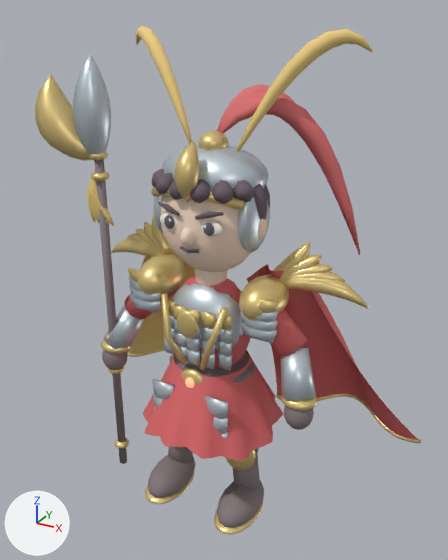
The glTF model samkok/web/models/68-e3.glb as it was, and as the next commit left it.
Both versions are drawn from a 50 mm camera at (2.08, -3.58, 3.8) aimed at (-0.01, 0.22, 1.9). Arrows for +X, +Y and +Z are at lower left; the lights stay in place. The first picture is the older version.

In view in the first picture: '68_T3_Crimson War God_Mesh'.
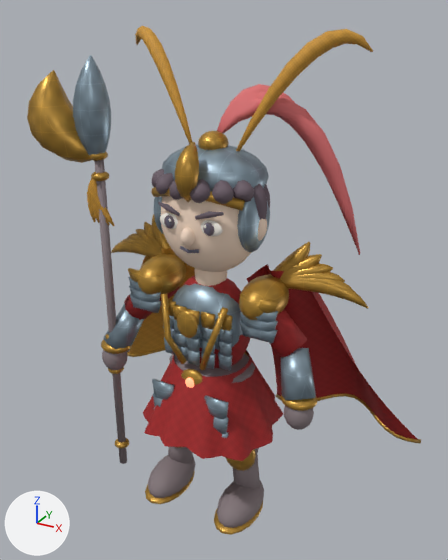
Pixel boxes (x1, y1, x2, y2) of what changed, in the pictures (448 x 560 px; the box of a moved part takes in the faces that stretch with it):
'68_T3_Crimson War God_Mesh', surface changed, reshaped (darker): before (35, 26, 421, 535); after (27, 26, 421, 535)
part 1 of me_68_t3_crimson_war_god_mesh, moved or reshaped: before (35, 75, 93, 161); after (27, 70, 93, 163)

Patch to the scene script:
```diff
--- a/samkok/web/models/68-e3.glb.py
+++ b/samkok/web/models/68-e3.glb.py
@@ mat_silk_b22223_002 @@
 n0 = _N.new('ShaderNodeBsdfPrincipled'); n0.name = 'Principled BSDF'
-n0.inputs[0].default_value = (0.698, 0.133, 0.137, 1.0)  # 'Base Color', red #da6667
 n0.inputs[2].default_value = 0.72  # 'Roughness'
 n1 = _N.new('ShaderNodeOutputMaterial'); n1.name = 'Material Output'
+n2 = _N.new('ShaderNodeTexImage'); n2.name = 'Image Texture'
+n2.image = img_weave_b22223
+n3 = _N.new('ShaderNodeNormalMap'); n3.name = 'Normal Map'
+n3.uv_map = 'UVMap'
+n3.inputs[0].default_value = 0.28  # 'Strength'
+n4 = _N.new('ShaderNodeTexImage'); n4.name = 'Image Texture.001'
+n4.image = img_surface_normal_true
 _L.new(n0.outputs[0], n1.inputs[0])  # 'BSDF' to 'Surface'
+_L.new(n2.outputs[0], n0.inputs[0])  # 'Color' to 'Base Color'
+_L.new(n3.outputs[0], n0.inputs[5])  # 'Normal' to 'Normal'
+_L.new(n4.outputs[0], n3.inputs[1])  # 'Color' to 'Color'
@@ mat_accent_dfa339_002 @@
 n0 = _N.new('ShaderNodeBsdfPrincipled'); n0.name = 'Principled BSDF'
-n0.inputs[0].default_value = (0.875, 0.639, 0.224, 1.0)  # 'Base Color', yellow #f0d182
 n0.inputs[2].default_value = 0.72  # 'Roughness'
 n1 = _N.new('ShaderNodeOutputMaterial'); n1.name = 'Material Output'
+n2 = _N.new('ShaderNodeTexImage'); n2.name = 'Image Texture'
+n2.image = img_weave_dfa339
+n3 = _N.new('ShaderNodeNormalMap'); n3.name = 'Normal Map'
+n3.uv_map = 'UVMap'
+n3.inputs[0].default_value = 0.28  # 'Strength'
+n4 = _N.new('ShaderNodeTexImage'); n4.name = 'Image Texture.001'
+n4.image = img_surface_normal_true
 _L.new(n0.outputs[0], n1.inputs[0])  # 'BSDF' to 'Surface'
+_L.new(n2.outputs[0], n0.inputs[0])  # 'Color' to 'Base Color'
+_L.new(n3.outputs[0], n0.inputs[5])  # 'Normal' to 'Normal'
+_L.new(n4.outputs[0], n3.inputs[1])  # 'Color' to 'Color'
@@ mat_antique_gold_002 @@
 n0 = _N.new('ShaderNodeBsdfPrincipled'); n0.name = 'Principled BSDF'
-n0.inputs[0].default_value = (0.788, 0.604, 0.247, 1.0)  # 'Base Color', yellow #e6cc88
 n0.inputs[1].default_value = 0.58  # 'Metallic'
@@ mat_antique_gold_002 @@
 n1 = _N.new('ShaderNodeOutputMaterial'); n1.name = 'Material Output'
+n2 = _N.new('ShaderNodeTexImage'); n2.name = 'Image Texture'
+n2.image = img_engraved_c99a3f
+n3 = _N.new('ShaderNodeNormalMap'); n3.name = 'Normal Map'
+n3.uv_map = 'UVMap'
+n3.inputs[0].default_value = 0.45  # 'Strength'
+n4 = _N.new('ShaderNodeTexImage'); n4.name = 'Image Texture.001'
+n4.image = img_surface_normal_false
 _L.new(n0.outputs[0], n1.inputs[0])  # 'BSDF' to 'Surface'
+_L.new(n2.outputs[0], n0.inputs[0])  # 'Color' to 'Base Color'
+_L.new(n3.outputs[0], n0.inputs[5])  # 'Normal' to 'Normal'
+_L.new(n4.outputs[0], n3.inputs[1])  # 'Color' to 'Color'
@@ mat_steel_002 @@
 n0 = _N.new('ShaderNodeBsdfPrincipled'); n0.name = 'Principled BSDF'
-n0.inputs[0].default_value = (0.604, 0.686, 0.741, 1.0)  # 'Base Color', light grey #ccd8df
 n0.inputs[1].default_value = 0.65  # 'Metallic'
@@ mat_steel_002 @@
 n1 = _N.new('ShaderNodeOutputMaterial'); n1.name = 'Material Output'
+n2 = _N.new('ShaderNodeTexImage'); n2.name = 'Image Texture'
+n2.image = img_engraved_9aafbd
+n3 = _N.new('ShaderNodeNormalMap'); n3.name = 'Normal Map'
+n3.uv_map = 'UVMap'
+n3.inputs[0].default_value = 0.45  # 'Strength'
+n4 = _N.new('ShaderNodeTexImage'); n4.name = 'Image Texture.001'
+n4.image = img_surface_normal_false
 _L.new(n0.outputs[0], n1.inputs[0])  # 'BSDF' to 'Surface'
+_L.new(n2.outputs[0], n0.inputs[0])  # 'Color' to 'Base Color'
+_L.new(n3.outputs[0], n0.inputs[5])  # 'Normal' to 'Normal'
+_L.new(n4.outputs[0], n3.inputs[1])  # 'Color' to 'Color'
@@ me_68_t3_crimson_war_god_mesh @@
 me_68_t3_crimson_war_god_mesh.from_pydata(...)  # 11620 vertices, 21312 faces; spans x -1.5..1.5, y -0.56..0.97, z 0.02..3.68
+# me_68_t3_crimson_war_god_mesh part 1: 48 of 11620 vertices moved; they spanned x -1.31..-0.88, y -0.32..-0.04, z 2.79..3.37 and now span x -1.38..-0.9, y -0.34..-0.02, z 2.78..3.4; mean shift (-0.02, 0.0, 0.01); largest move (-1.26, -0.18, 2.94) -> (-1.34, -0.18, 2.93)
+# me_68_t3_crimson_war_god_mesh part 2: texture (UV) coordinates changed
 me_68_t3_crimson_war_god_mesh.materials.append(mat_silk_b22223_002)
```
